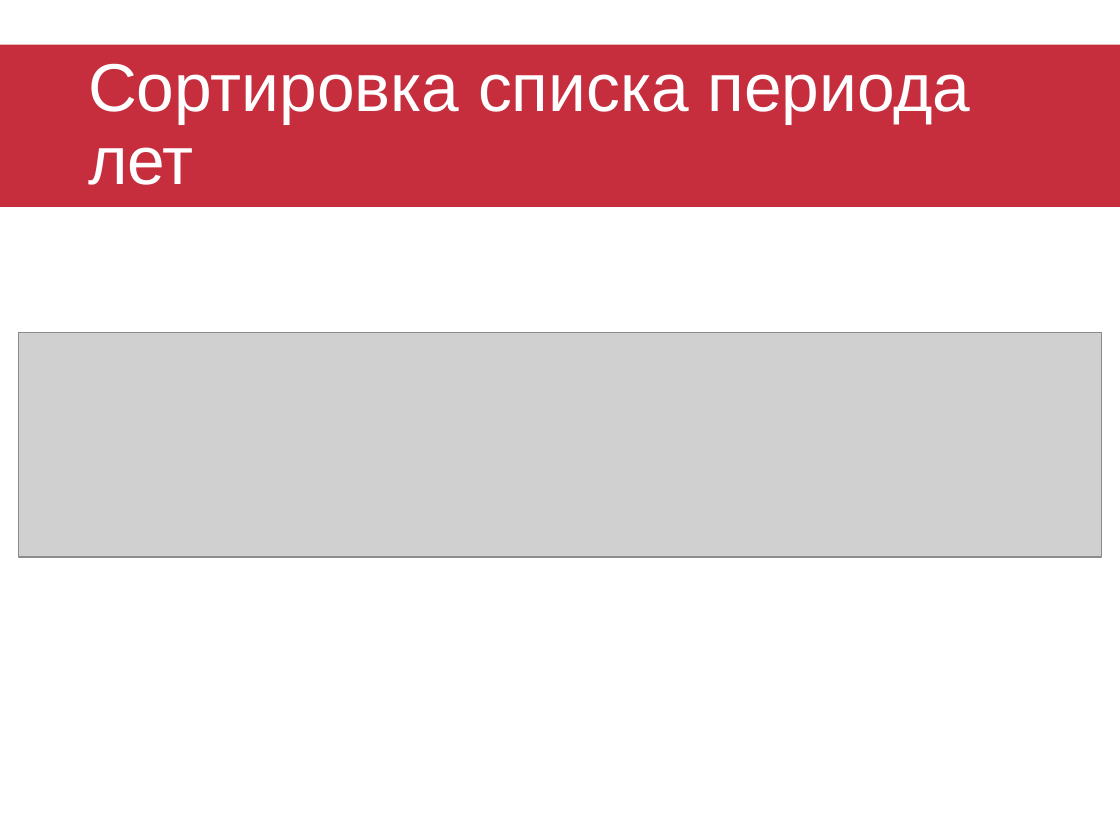
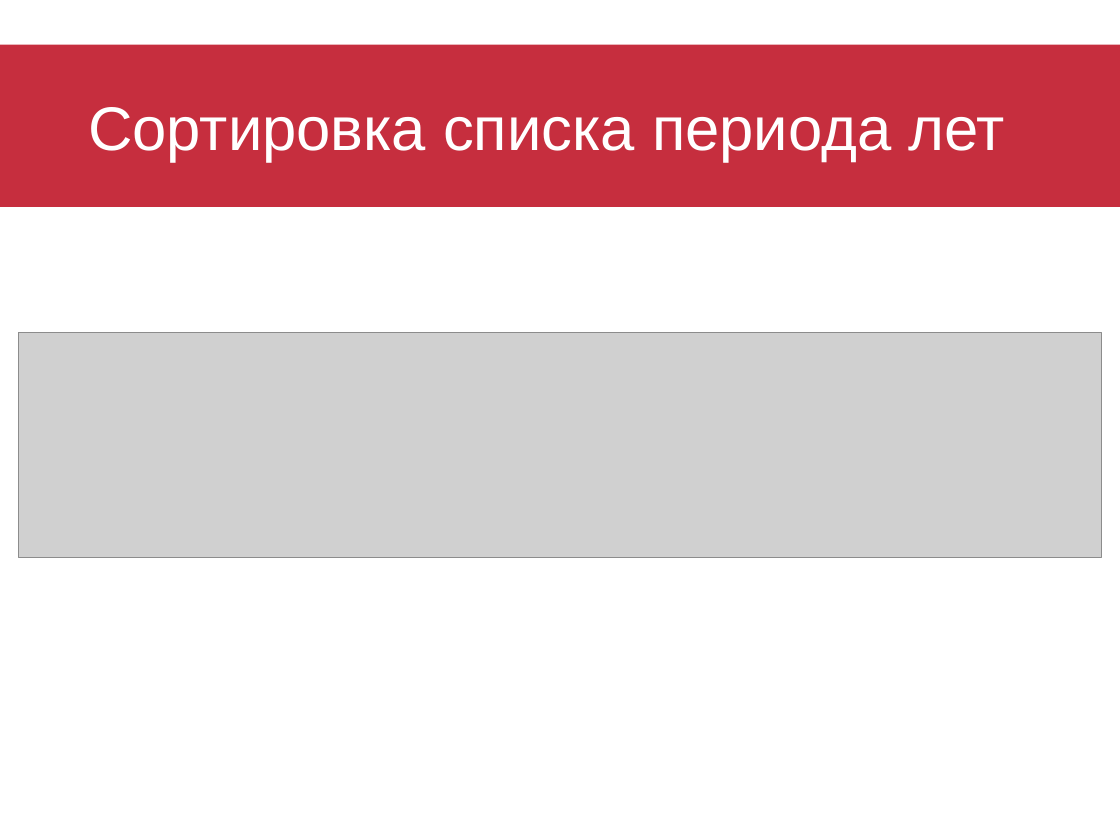
Before and after one commit to Ilyuska/IR_IAP, a slide deck: slide 13 of Презентация.pptx. Drawn at 1120x840 pixels with LibreOffice and Linux fonts; fonts in the diff are those of the drawing; grey boxes stand for pictures. Boxes give left, top, right and bottom in pixels: in the first picture for what was removed or moved away, otherwise in the second. Text is boxed around its words. In the diff, an @@ line names an element or a change of style, - is before the commit and + after.

```diff
--- a/Презентация.pptx
+++ b/Презентация.pptx
@@ title "Сортировка списка периода лет" at (88, 107, 1004, 162): size 43.5 to 39.6 pt; line spacing 0.9 to 1 @@
```
Also in this commit, not shown: 5 other slides changed, 1 slide added, 1 slide removed.
